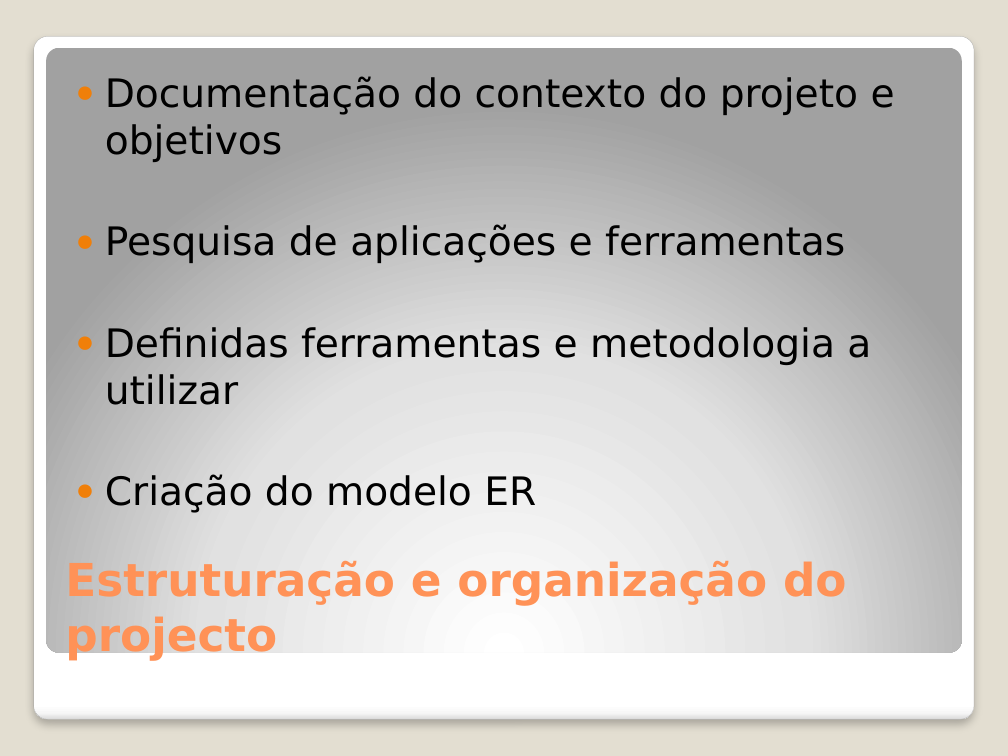
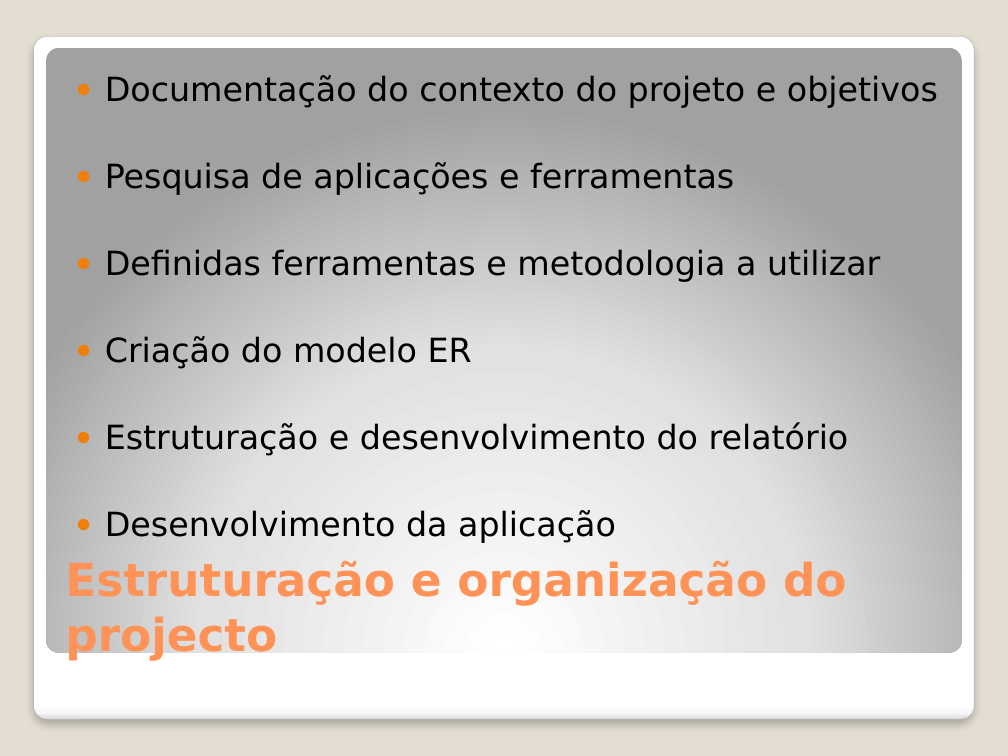
Before and after one commit to Vascomfortuna/Projeto-EI, a slide deck: slide 13 of actividades/Apresentação.pptx. Drawn at 1008x756 pixels with LibreOffice and Linux fonts; fonts in the diff are those of the drawing. Boxes give left, top, right and bottom in pixels: in the first picture for what was removed or moved away, otherwise in the second. Text is boxed around its words. In the diff, an @@ line names an element or a change of style, - is before the commit and + after.

```diff
--- a/actividades/Apresentação.pptx
+++ b/actividades/Apresentação.pptx
@@ text at [105,75,938,369]: size 28 to 23.8 pt in "Documentação do contexto do projeto e objetivos", "Pesquisa de aplicações e ferramentas", "Definidas ferramentas e metodologia a utilizar", "Criação do modelo ER" @@
@@ text at [105,422,849,537]: paragraphs added @@
+● Estruturação e desenvolvimento do relatório
+● Desenvolvimento da aplicação
```
Also in this commit, not shown: 6 other slides changed, 3 slides added, 1 slide removed, 14 other files.
